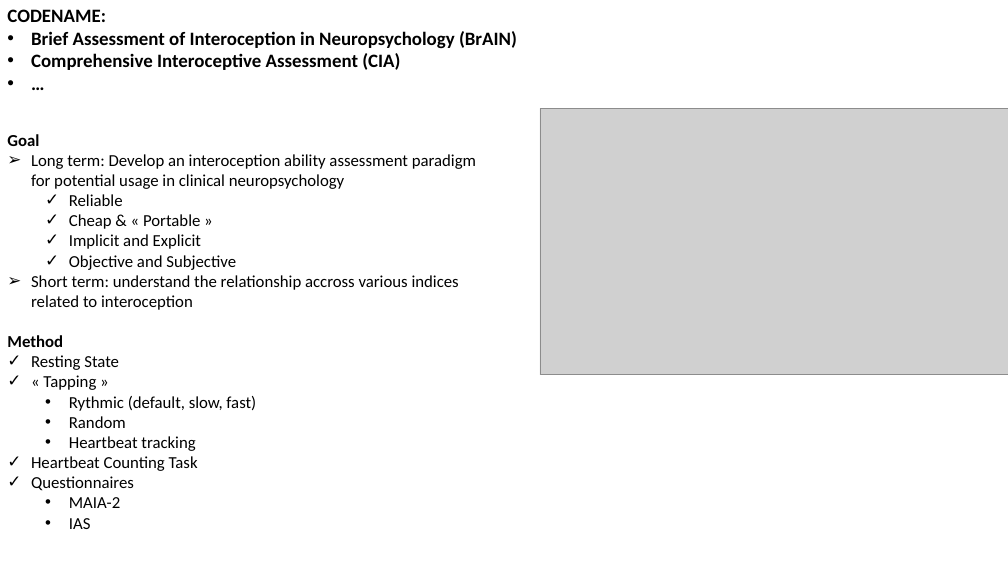
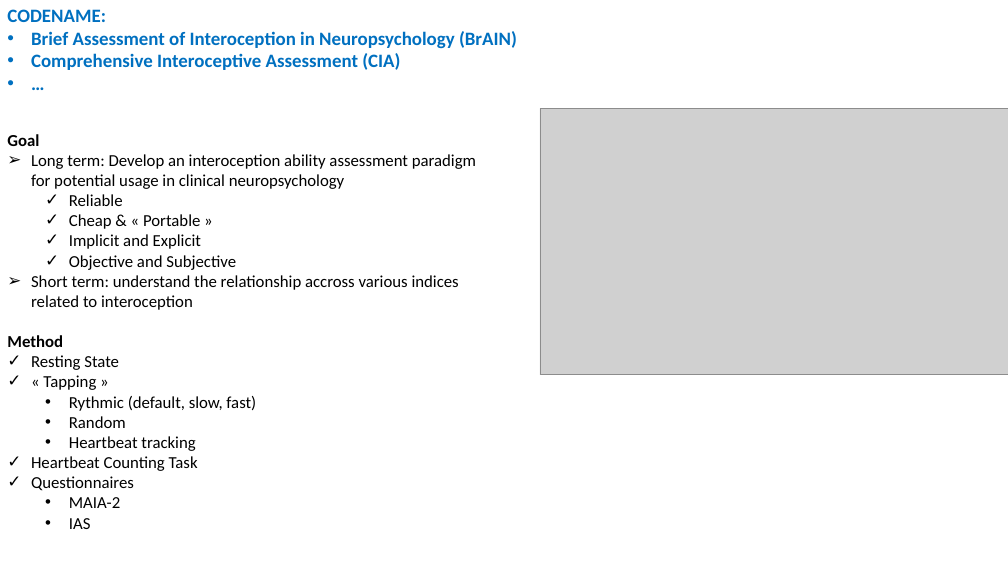
Before and after one commit to RealityBending/InteroceptionPrimals, a slide deck: slide 3 of documents/presentation.pptx. Drawn at 1008x567 pixels with LibreOffice and Linux fonts; fonts in the diff are those of the drawing; grey boxes stand for pictures. Boxes give left, top, right and bottom in pixels: in the first picture for what was removed or moved away, otherwise in the second. Text is boxed around its words. In the diff, an @@ line names an element or a change of style, - is before the commit and + after.

```diff
--- a/documents/presentation.pptx
+++ b/documents/presentation.pptx
@@ text "CODENAME:" at box(7, 9, 517, 70): text colour #000000 to #0070C0 @@
```
Also in this commit, not shown: 2 other slides changed, 2 slides added, 8 other files.
